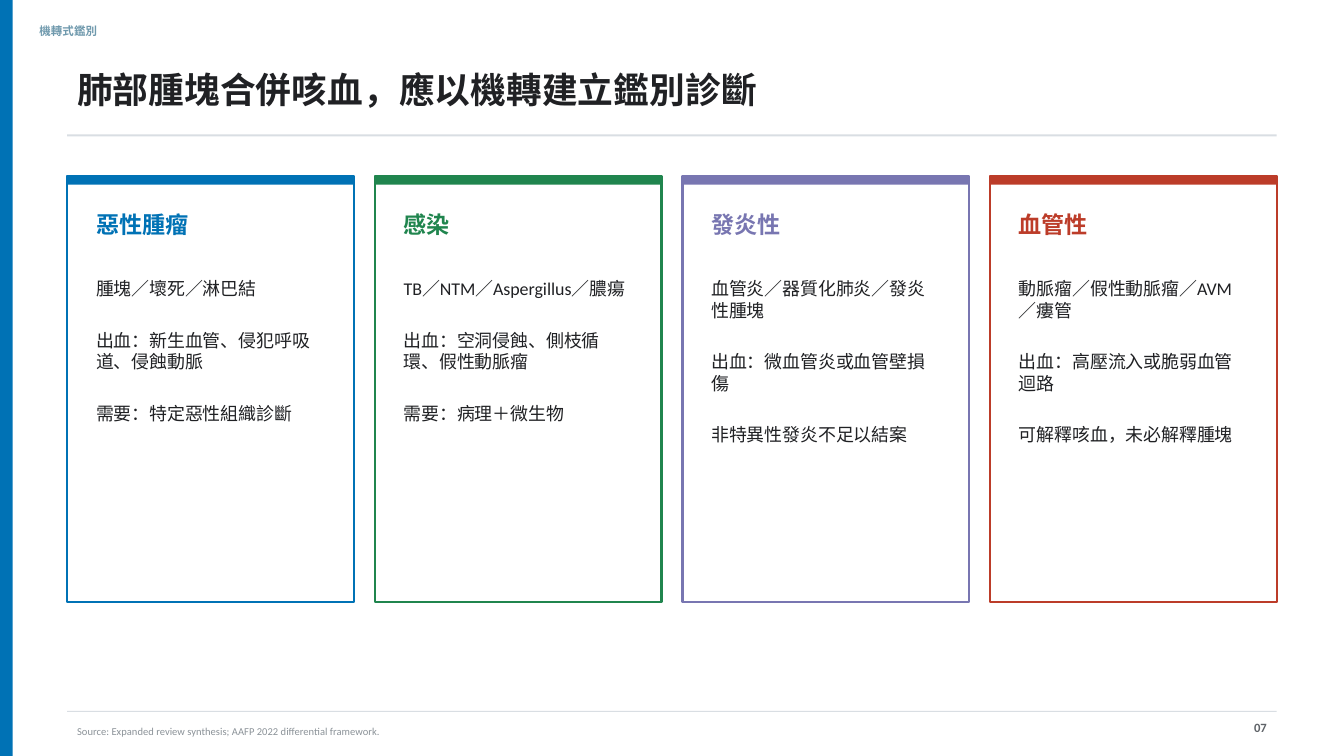
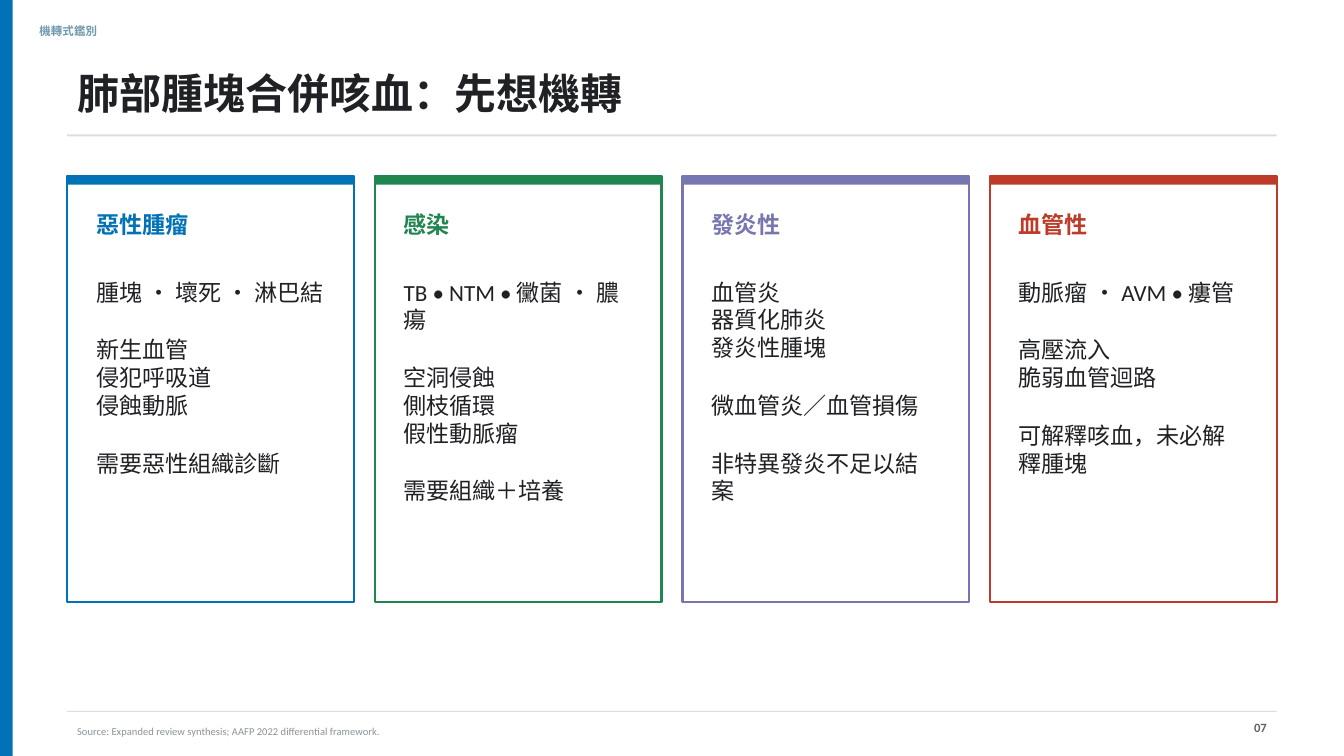
Before and after one commit to henrylab865/medical-slide-templates, a slide deck: slide 7 of examples/hemoptysis-lung-mass-mm/Hemoptysis_Lung_Mass_MM_NEJM_ZH-TW.pptx. Drawn at 1344x756 pixels with LibreOffice and Linux fonts; fonts in the diff are those of the drawing. Boxes give left, top, right and bottom in pixels: in the first picture for what was removed or moved away, otherwise in the second. Text is boxed around its words. In the diff, an @@ line names an element or a change of style, - is before the commit and + after.

Commit message:
Increase M&M deck readability for auditorium use
Shortens visible copy and enlarges primary body, table, and chart text in both language editions.

```diff
--- a/examples/hemoptysis-lung-mass-mm/Hemoptysis_Lung_Mass_MM_NEJM_ZH-TW.pptx
+++ b/examples/hemoptysis-lung-mass-mm/Hemoptysis_Lung_Mass_MM_NEJM_ZH-TW.pptx
@@ text at (x1=77, y1=73, x2=623, y2=113): text changed; size 25.5 to 30 pt @@
-肺部腫塊合併咳血，應以機轉建立鑑別診斷
+肺部腫塊合併咳血：先想機轉
@@ text at (x1=96, y1=281, x2=324, y2=474): text changed; size 12.8 to 16.5 pt @@
-腫塊／壞死／淋巴結
-出血：新生血管、侵犯呼吸道、侵蝕動脈
-需要：特定惡性組織診斷
+腫塊 • 壞死 • 淋巴結
+新生血管
+侵犯呼吸道
+侵蝕動脈
+需要惡性組織診斷
@@ text at (x1=404, y1=281, x2=619, y2=501): text changed; size 12.8 to 16.5 pt @@
-TB／NTM／Aspergillus／膿瘍
-出血：空洞侵蝕、側枝循環、假性動脈瘤
-需要：病理＋微生物
+TB • NTM • 黴菌 • 膿瘍
+空洞侵蝕
+側枝循環
+假性動脈瘤
+需要組織＋培養
@@ text at (x1=711, y1=281, x2=918, y2=501): text changed; size 12.8 to 16.5 pt @@
-血管炎／器質化肺炎／發炎性腫塊
-出血：微血管炎或血管壁損傷
-非特異性發炎不足以結案
+血管炎
+器質化肺炎
+發炎性腫塊
+微血管炎／血管損傷
+非特異發炎不足以結案
@@ text at (x1=1019, y1=281, x2=1234, y2=388): text changed; size 12.8 to 16.5 pt @@
-動脈瘤／假性動脈瘤／AVM／瘻管
-出血：高壓流入或脆弱血管迴路
+動脈瘤 • AVM • 瘻管
+高壓流入
+脆弱血管迴路
@@ text at (x1=1019, y1=424, x2=1226, y2=474): size 12.8 to 16.5 pt in "可解釋咳血，未必解釋腫塊" @@
```
Also in this commit, not shown: 18 other slides changed, 3 other files.
